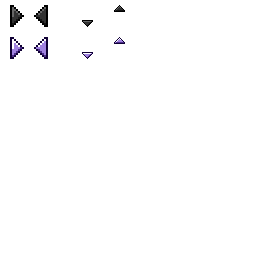
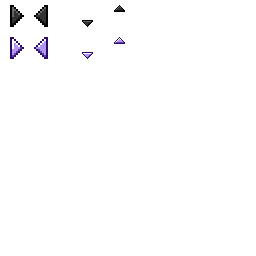
Revision of a layered 256×256 image; what changed, layer by layer:
added layer "Color Fill 1" (color) above "Hue/Saturation 1" over [10, 37, 125, 59]
renamed "Color Fill 1" to "Layer 1", blend color → normal, painted on it, unmasked it over [10, 37, 125, 59]
renamed "Layer 1" to "New", painted on it, masked it over [10, 6, 125, 59]
removed layer "New" over [10, 6, 125, 59]
